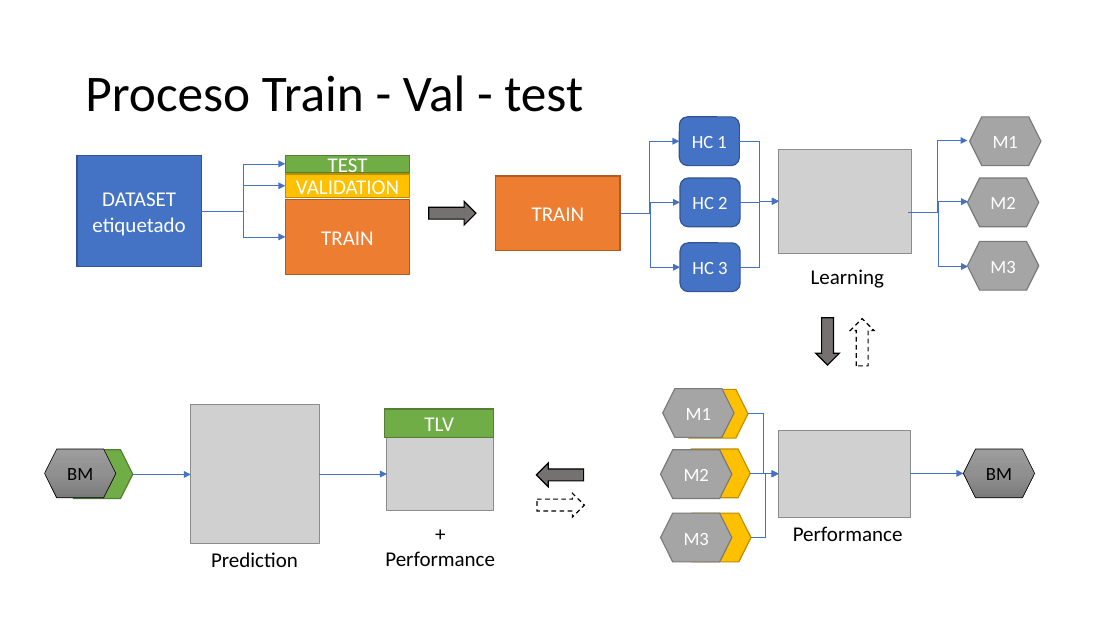
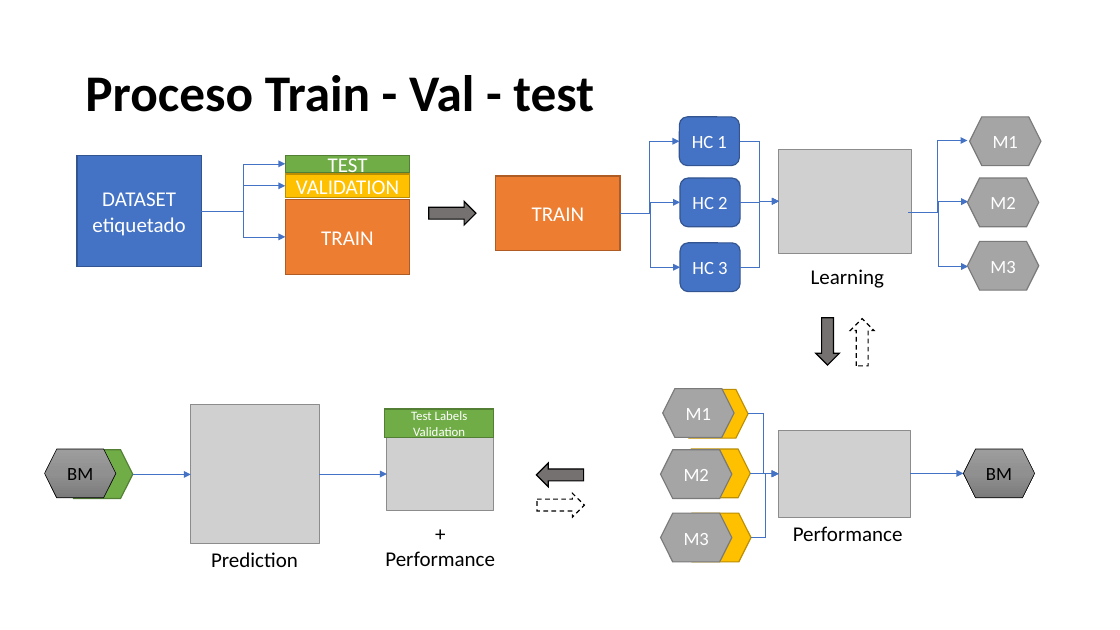
Before and after one commit to 26-jorge-01/ML-Basics, a slide deck: slide 5 of 3. Optimizacion_y_despliegue/4. Optimización y despliegue.pptx. Drawn at 1120x630 pixels with LibreOffice and Linux fonts; fonts in the diff are those of the drawing; grey boxes stand for pictures. Boxes give left, top, right and bottom in pixels: in the first picture for what was removed or moved away, otherwise in the second. Text is boxed around its words. In the diff, an @@ line names an element or a change of style, - is before the commit and + after.

```diff
--- a/3. Optimizacion_y_despliegue/4. Optimización y despliegue.pptx
+++ b/3. Optimizacion_y_despliegue/4. Optimización y despliegue.pptx
@@ title "Proceso Train - Val - ..." at (x1=85, y1=75, x2=594, y2=112): bold on @@
@@ text in rectangle at (x1=411, y1=409, x2=468, y2=440): text changed; size 18 to 11 pt @@
-TLV
+Test Labels Validation
```
Also in this commit, not shown: 10 other slides changed, 2 other files.
